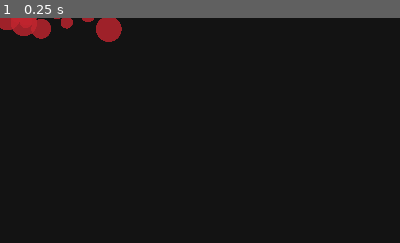
Above: before the commit, frame 1.
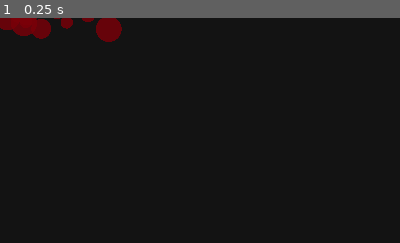
Above: after the commit, the same moment.

Repository: bakneko/WaveShooter
Game: Godot game, scene res://scenes/BloodParticles.tscn
Two runs of this game, one before a commit and one after it. Both use one fixed random seed, a clock stepped at 60 frames per second and the inputs below. This scene is started directly instead of the project's main scene.
Inputs:
- Up to frame 1 (0.25 s): no input
The pictures show only the part of the screen within x 0-50%, y 0-50%; the shares and areas given below are measured in that part.

The runs differ from the first frame. In frame 1, 1.6% of the frame differs, in the area x 0-31%, y 0-11%.

Commit message:
EP #8 Screen Shake

Diff:
--- a/assets/SimpleCRTShader.shader
+++ /dev/null
@@ -1,65 +0,0 @@
-shader_type canvas_item;
-
-uniform float screen_width = 1024;
-uniform float screen_height = 600;
-
-// Curvature
-uniform float BarrelPower =1.1;
-// Color bleeding
-uniform float color_bleeding = 1.2;
-uniform float bleeding_range_x = 3;
-uniform float bleeding_range_y = 3;
-// Scanline
-uniform float lines_distance = 4.0;
-uniform float scan_size = 2.0;
-uniform float scanline_alpha = 0.9;
-uniform float lines_velocity = 30.0;
-
-vec2 distort(vec2 p)
-{
-	float angle = p.y / p.x;
-	float theta = atan(p.y,p.x);
-	float radius = pow(length(p), BarrelPower);
-
-	p.x = radius * cos(theta);
-	p.y = radius * sin(theta);
-
-	return 0.5 * (p + vec2(1.0,1.0));
-}
-
-void get_color_bleeding(inout vec4 current_color,inout vec4 color_left){
-	current_color = current_color*vec4(color_bleeding,0.5,1.0-color_bleeding,1);
-	color_left = color_left*vec4(1.0-color_bleeding,0.5,color_bleeding,1);
-}
-
-void get_color_scanline(vec2 uv,inout vec4 c,float time){
-	float line_row = floor((uv.y * screen_height/scan_size) + mod(time*lines_velocity, lines_distance));
-	float n = 1.0 - ceil((mod(line_row,lines_distance)/lines_distance));
-	c = c - n*c*(1.0 - scanline_alpha);
-	c.a = 1.0;
-}
-
-void fragment()
-{
-	vec2 xy = SCREEN_UV * 2.0;
-	xy.x -= 1.0;
-	xy.y -= 1.0;
-
-	float d = length(xy);
-	if(d < 1.5){
-		xy = distort(xy);
-	}
-	else{
-		xy = SCREEN_UV;
-	}
-
-	float pixel_size_x = 1.0/screen_width*bleeding_range_x;
-	float pixel_size_y = 1.0/screen_height*bleeding_range_y;
-	vec4 color_left = texture(SCREEN_TEXTURE,xy - vec2(pixel_size_x, pixel_size_y));
-	vec4 current_color = texture(SCREEN_TEXTURE,xy);
-	get_color_bleeding(current_color,color_left);
-	vec4 c = current_color+color_left;
-	get_color_scanline(xy,c,TIME);
-	COLOR = c;
-
-}
--- a/scenes/Arena.tscn
+++ b/scenes/Arena.tscn
@@ -1,9 +1,10 @@
-[gd_scene load_steps=7 format=2]
+[gd_scene load_steps=8 format=2]
 
 [ext_resource path="res://scenes/Player.tscn" type="PackedScene" id=1]
 [ext_resource path="res://scripts/Arena.gd" type="Script" id=2]
 [ext_resource path="res://assets/YousheTitleBlack.ttf" type="DynamicFontData" id=3]
 [ext_resource path="res://scripts/Score.gd" type="Script" id=4]
+[ext_resource path="res://scripts/Camera2D.gd" type="Script" id=5]
 
 [sub_resource type="Environment" id=1]
 background_mode = 4
@@ -54,4 +55,13 @@
 "_edit_use_anchors_": false
 }
 
+[node name="Camera2D" type="Camera2D" parent="."]
+position = Vector2( 320, 180 )
+current = true
+script = ExtResource( 5 )
+
+[node name="ScreenShakeTimer" type="Timer" parent="Camera2D"]
+one_shot = true
+
 [connection signal="timeout" from="EnemySpawnTimer" to="." method="_on_EnemySpawnTimer_timeout"]
+[connection signal="timeout" from="Camera2D/ScreenShakeTimer" to="Camera2D" method="_on_ScreenShakeTimer_timeout"]
--- a/scenes/BloodParticles.tscn
+++ b/scenes/BloodParticles.tscn
@@ -15,7 +15,7 @@
 initial_velocity_random = 1.0
 scale_amount = 0.03
 scale_amount_random = 0.06
-color = Color( 0.760784, 0.14902, 0.188235, 0.8 )
+color = Color( 0.486275, 0.00392157, 0.0352941, 0.8 )
 script = ExtResource( 1 )
 __meta__ = {
 "_editor_description_": "设置Z Index为负值，让粒子在下层显示"
--- /dev/null
+++ b/scripts/Camera2D.gd
@@ -0,0 +1,34 @@
+extends Camera2D
+
+var screen_shake_start = false
+var shake_intensity = 0
+
+func _ready():
+	Global.camera = self
+	pass
+
+func _exit_tree():
+	Global.camera = null
+	pass
+
+func _process(delta):
+	zoom = lerp(zoom, Vector2(1, 1), 0.3)
+	# Camera摇晃代码
+	# 可以改用Perlin Noise
+	if screen_shake_start:
+		global_position += Vector2(rand_range(-shake_intensity, shake_intensity),
+								   rand_range(-shake_intensity, shake_intensity)) * delta
+
+func screen_shake(intensity, time):
+	# Enemy 调用该函数
+	zoom = Vector2(1, 1) - Vector2(intensity * 0.002, intensity * 0.002)
+	shake_intensity = intensity
+	$ScreenShakeTimer.wait_time = time
+	$ScreenShakeTimer.start()
+	screen_shake_start = true
+	pass
+
+func _on_ScreenShakeTimer_timeout():
+	screen_shake_start = false
+	global_position = Vector2(320, 180)
+	pass
--- a/scripts/Enemy.gd
+++ b/scripts/Enemy.gd
@@ -17,6 +17,8 @@
 		velocity = lerp(velocity, Vector2(0,0), 0.3)
 	global_position += velocity * speed * delta
 	if hp <= 0:
+		if Global.camera != null:
+			Global.camera.screen_shake(50, 0.1)
 		# add score
 		Global.score += 10
 		# instance node
--- a/scripts/Global.gd
+++ b/scripts/Global.gd
@@ -3,7 +3,7 @@
 # 修复如果没有Parent的问题
 var node_creation_parent = null
 var player = null
-
+var camera = null
 var score = 0
 
 # 全局的实例化子场景代码
--- a/scripts/Player.gd
+++ b/scripts/Player.gd
@@ -22,8 +22,8 @@
 
 	velocity = velocity.normalized()
 	# 防止Player跑出屏幕
-	global_position.x = clamp(global_position.x, 0, 640)
-	global_position.y = clamp(global_position.y, 0, 360)
+	global_position.x = clamp(global_position.x, 10, 630)
+	global_position.y = clamp(global_position.y, 10, 350)
 	# 乘以delta保证速度一致
 	if !is_dead:
 		global_position += velocity * speed * delta
--- a/scripts/Score.gd
+++ b/scripts/Score.gd
@@ -1,5 +1,5 @@
 extends Label
 
-func _process(delta):
+func _process(_delta):
 	text = str(Global.score)
 	pass
